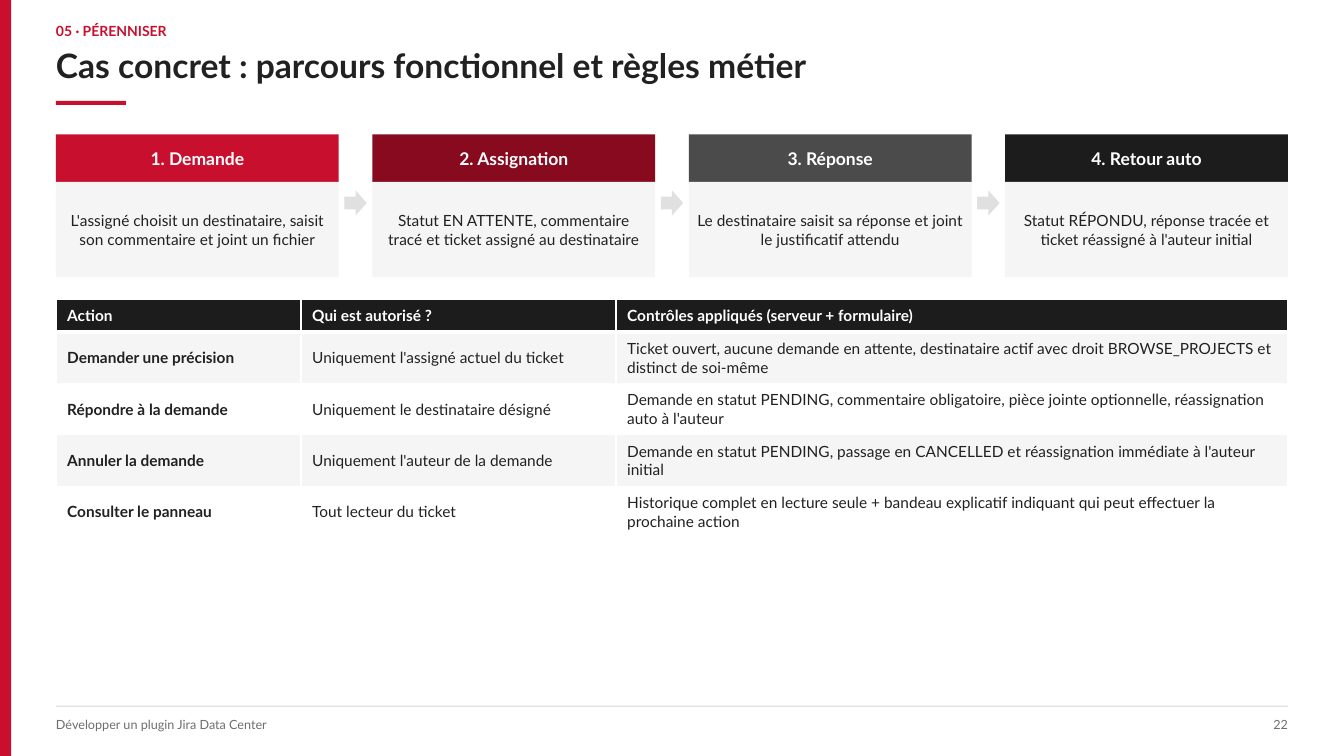
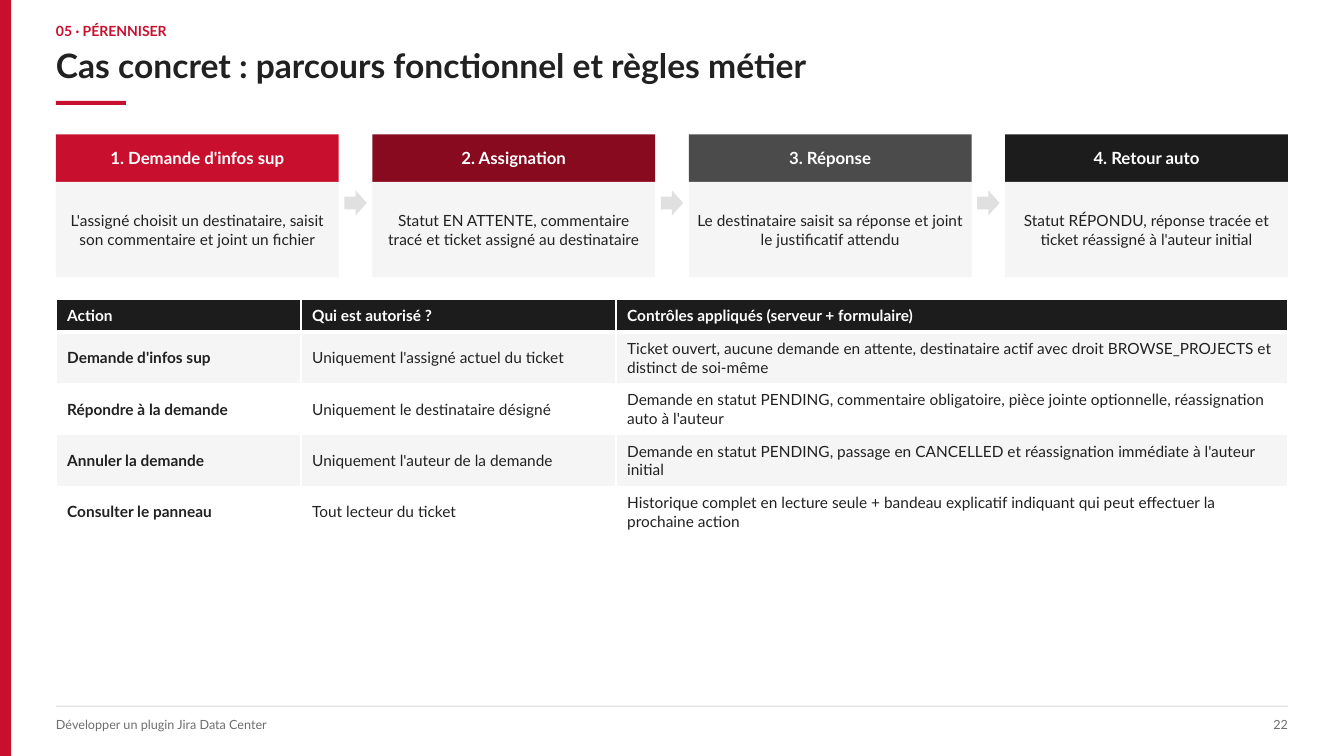
Before and after one commit to Etie20/jira-plugins, a slide deck: slide 22 of Presentation_Developpement_Plugin_Jira_DataCenter.pptx. Drawn at 1344x756 pixels with LibreOffice and Linux fonts; fonts in the diff are those of the drawing. Boxes give left, top, right and bottom in pixels: in the first picture for what was removed or moved away, otherwise in the second. Text is boxed around its words. In the diff, an @@ line names an element or a change of style, - is before the commit and + after.

Commit message:
chore: francisation des libelles (Demande d'infos sup, panneau-demande-infos-sup) et DPI (Data Process et Innovation)

```diff
--- a/Presentation_Developpement_Plugin_Jira_DataCenter.pptx
+++ b/Presentation_Developpement_Plugin_Jira_DataCenter.pptx
@@ size 12.5 to 12 pt in 3 elements at bbox=[372, 134, 655, 181], bbox=[689, 134, 972, 181], bbox=[1005, 134, 1289, 181] @@
@@ text in rectangle at bbox=[110, 151, 284, 167]: text changed; size 12.5 to 12 pt @@
-1. Demande
+1. Demande d'infos sup
@@ table at bbox=[56, 299, 1289, 534] @@
-row 2, column 1: Demander une précision
+row 2, column 1: Demande d'infos sup
```
Also in this commit, not shown: 15 other slides changed, 11 other files.
